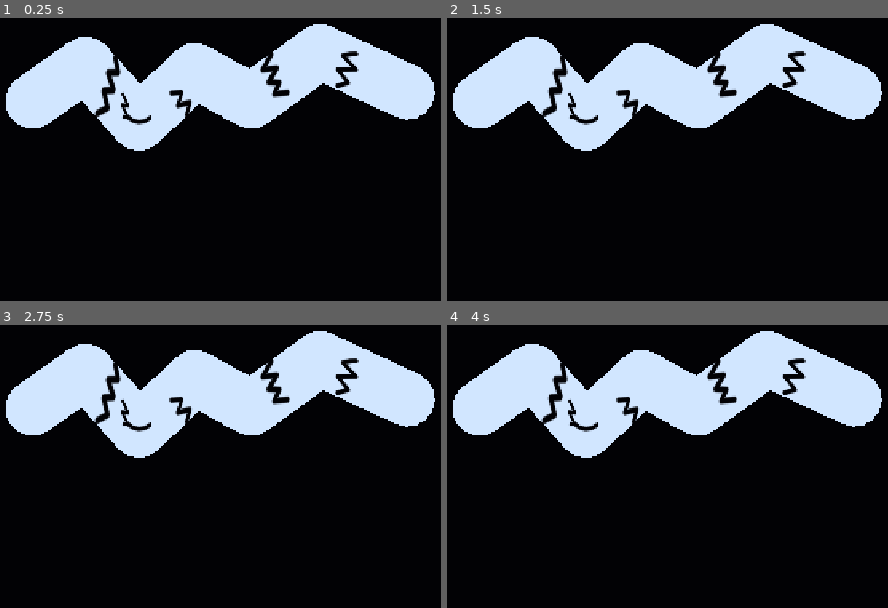
Above: before the commit, frames 1-4 (two rows, left to right).
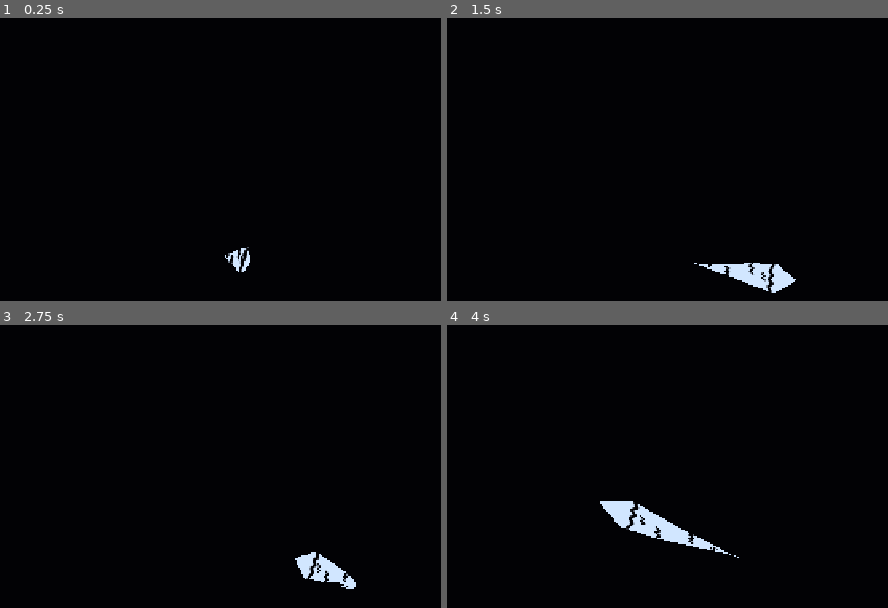
Above: after the commit, the same moments.

Repository: Kryodo/TowerJump
Game: Godot game, scene res://scenes/aura_mask_diagnostic.tscn
Two runs of this game, one before a commit and one after it. Both use one fixed random seed, a clock stepped at 60 frames per second and the inputs below. This scene is started directly instead of the project's main scene.
Inputs (mouse positions are in pixels of both pictures, inside the frame that each line leads up to):
- Up to frame 1 (0.25 s): no input
- Up to frame 2 (1.5 s): move the mouse to (764, 148) at 0.52 s; hold Right (ui_right) 0.53-1.25 s; click (764, 148) at 0.67 s; drag from (574, 230) to (outside the picture) at 1.27 s
- Up to frame 3 (2.75 s): move the mouse to (outside the picture) at 2.02 s; hold Right (ui_right) from 2.03 s (still down)
- Up to frame 4 (4 s): release Right (ui_right) at 2.75 s; drag from (outside the picture) to (530, 375) at 2.77 s; move the mouse to (outside the picture) at 3.52 s; hold Left (ui_left) from 3.53 s (still down)

The runs differ from the first frame. In frame 1, 21% of the frame differs, in the area x 1-99%, y 2-90%; in frame 2, 22%; in frame 3, 22%; in frame 4, 23%, in the area x 1-99%, y 2-83%.

Commit message:
Use live TrailAura in isolated mask diagnostic scene

Diff:
--- a/scenes/aura_mask_diagnostic.tscn
+++ b/scenes/aura_mask_diagnostic.tscn
@@ -1,27 +1,19 @@
 [gd_scene format=3]
 
-[ext_resource type="Shader" path="res://scenes/trail_aura_mask_diagnostic.gdshader" id="1_aura_diagnostic"]
-
-[sub_resource type="ShaderMaterial" id="ShaderMaterial_aura_diagnostic"]
-shader = ExtResource("1_aura_diagnostic")
-shader_parameter/crack_along_scale = 8.0
-shader_parameter/crack_width_scale = 1.8
-shader_parameter/diagnostic_mode = true
+[ext_resource type="PackedScene" path="res://scenes/ball.tscn" id="1_ball"]
 
 [node name="AuraMaskDiagnostic" type="Node2D"]
 
 [node name="Background" type="ColorRect" parent="."]
+z_index = -20
 offset_right = 720.0
 offset_bottom = 1280.0
 color = Color(0.008, 0.008, 0.02, 1)
 
-[node name="DiagnosticAura" type="Line2D" parent="."]
-material = SubResource("ShaderMaterial_aura_diagnostic")
-z_index = 1
-points = PackedVector2Array(60, 500, 145, 440, 230, 535, 320, 450, 410, 500, 520, 420, 660, 485)
-width = 88.0
-texture_mode = 2
-joint_mode = 2
-begin_cap_mode = 2
-end_cap_mode = 2
-antialiased = true
+[node name="Ball" parent="." instance=ExtResource("1_ball")]
+position = Vector2(360, 640)
+
+[node name="TrailVisual" parent="Ball" index="1"]
+aura_mask_diagnostic_mode = true
+max_points = 75
+min_distance = 1.0
--- a/scripts/ball_trail.gd
+++ b/scripts/ball_trail.gd
@@ -13,6 +13,7 @@
 
 const UNIFIED_HEAD_ARC_SEGMENTS: int = 20
 const ORB_RIM_CENTER_RADIUS_RATIO: float = 0.93
+const AURA_MASK_DIAGNOSTIC_SHADER = preload("res://scenes/trail_aura_mask_diagnostic.gdshader")
 const SURFACE_BURST_PIECE_COUNT: int = 4
 const CHEVRON_BURST_PIECE_COUNT: int = 5
 const SURFACE_BURST_SPACING: float = 0.055
@@ -23,6 +24,7 @@
 
 @export_category("Comet Shedding")
 @export var shedding_enabled: bool = true
+@export var aura_mask_diagnostic_mode: bool = false
 
 @onready var _energy_line: Line2D = $EnergyLine
 @onready var _trail_aura: Line2D = $TrailAura
@@ -75,10 +77,39 @@
 			_particle_emitters.append(emitter)
 
 	_apply_visual_palette()
+	if aura_mask_diagnostic_mode:
+		_apply_aura_mask_diagnostic_mode()
 	_initialize_aura_fragment_material()
 	call_deferred("_connect_landing_feedback")
 	_update_trail_lines()
 	_update_rim_breath()
+
+
+func _apply_aura_mask_diagnostic_mode() -> void:
+	# Test the real TrailAura Line2D, with its live points and UVs. The mode is
+	# enabled only in scenes/aura_mask_diagnostic.tscn, never in the normal game.
+	var diagnostic_ball := get_parent() as CharacterBody2D
+	if diagnostic_ball != null:
+		diagnostic_ball.set_physics_process(false)
+		diagnostic_ball.velocity = Vector2.ZERO
+
+	if _unified_shape != null:
+		_unified_shape.visible = false
+	_energy_line.visible = false
+	if _unified_contour != null:
+		_unified_contour.visible = false
+	if _ball_visual != null:
+		_ball_visual.visible = false
+	for emitter in _particle_emitters:
+		emitter.emitting = false
+		emitter.visible = false
+
+	var diagnostic_material := ShaderMaterial.new()
+	diagnostic_material.shader = AURA_MASK_DIAGNOSTIC_SHADER
+	diagnostic_material.set_shader_parameter("crack_along_scale", 1.0)
+	diagnostic_material.set_shader_parameter("crack_width_scale", 1.8)
+	diagnostic_material.set_shader_parameter("diagnostic_mode", true)
+	_trail_aura.material = diagnostic_material
 
 
 func _initialize_aura_fragment_material() -> void:
@@ -251,6 +282,11 @@
 		return
 
 	_trail_time += delta
+	if aura_mask_diagnostic_mode:
+		ball.global_position = Vector2(
+			360.0 + sin(_trail_time * 0.92) * 210.0,
+			640.0 + sin(_trail_time * 0.57 + 0.8) * 145.0
+		)
 	if not shedding_enabled:
 		_surface_burst_remaining = 0
 		_surface_burst_clock = 0.0
@@ -330,8 +366,6 @@
 
 
 func _update_fracture_shader_parameters(total_distance: float) -> void:
-	# Keep the continuous body/aura ribbon setup, but do not force one shader
-	# mask onto every layer. Their masks can be validated independently.
 	var shedding_strength: float = 1.0 if shedding_enabled else 0.0
 	var body_material := _unified_shape.material as ShaderMaterial
 	if body_material != null:
@@ -340,6 +374,15 @@
 		_surface_fragment_material.set_shader_parameter("shedding_amount", shedding_strength)
 
 	var along_scale: float = maxf(total_distance / maxf(_trail_aura.width, 1.0), 1.0)
+	var aura_material := _trail_aura.material as ShaderMaterial
+	if aura_material != null:
+		if aura_mask_diagnostic_mode:
+			aura_material.set_shader_parameter("crack_along_scale", along_scale)
+			aura_material.set_shader_parameter("crack_width_scale", 1.8)
+			aura_material.set_shader_parameter("diagnostic_mode", true)
+		else:
+			aura_material.set_shader_parameter("shedding_amount", shedding_strength)
+
 	var energy_material := _energy_line.material as ShaderMaterial
 	if energy_material != null:
 		energy_material.set_shader_parameter("crack_along_scale", along_scale)
@@ -526,7 +569,7 @@
 
 
 func _on_landing_confirmed(event: LandingEvent) -> void:
-	if not shedding_enabled or event == null:
+	if aura_mask_diagnostic_mode or not shedding_enabled or event == null:
 		return
 
 	var ball := get_parent() as CharacterBody2D
